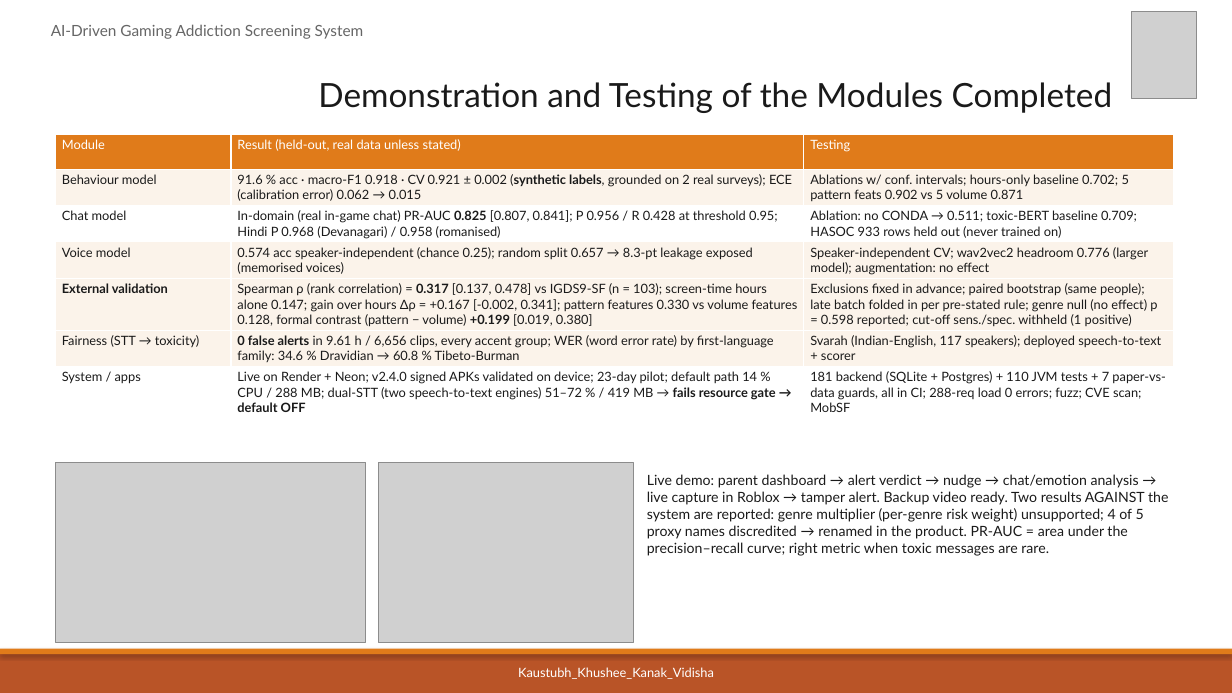
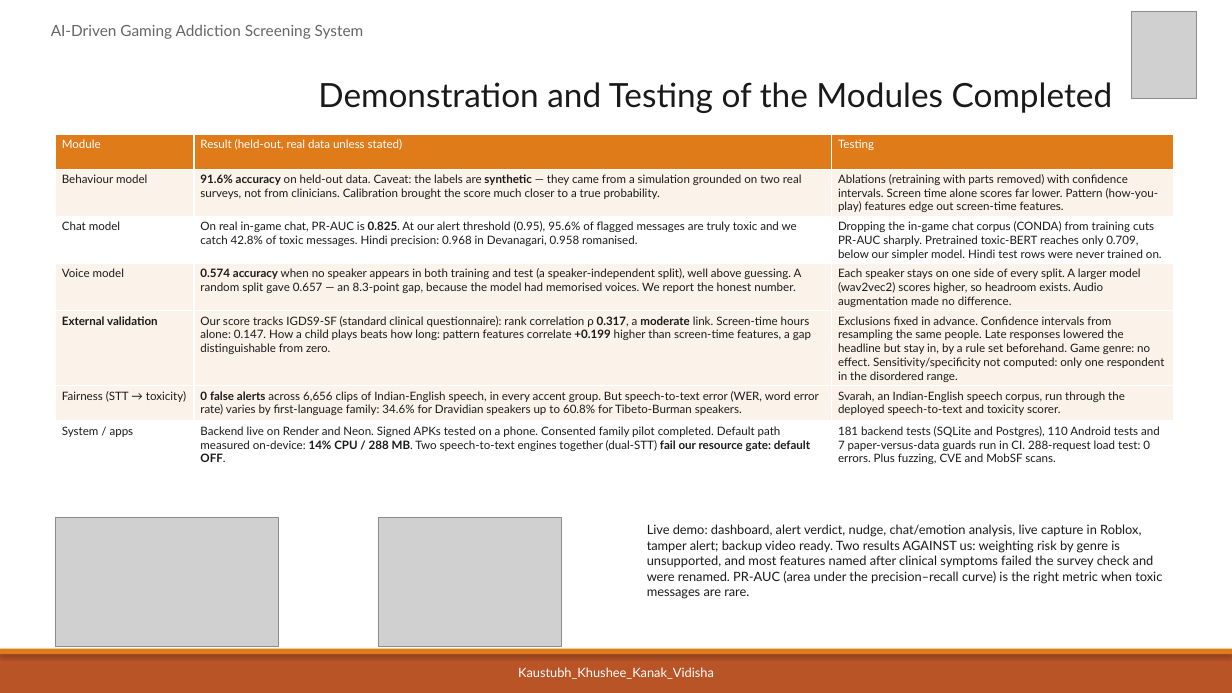
Before and after one commit to kaustubhagarwal21/gaming-addiction-detection-capstone, a slide deck: slide 9 of docs/PES_REVIEW1_DECK.pptx. Drawn at 1232x693 pixels with LibreOffice and Linux fonts; fonts in the diff are those of the drawing; grey boxes stand for pictures. Boxes give left, top, right and bottom in pixels: in the first picture for what was removed or moved away, otherwise in the second. Text is boxed around its words. In the diff, an @@ line names an element or a change of style, - is before the commit and + after.

```diff
--- a/docs/PES_REVIEW1_DECK.pptx
+++ b/docs/PES_REVIEW1_DECK.pptx
@@ table at bbox=[55, 134, 1174, 468] @@
-row 2, column 2: 91.6 % acc · macro-F1 0.918 · CV 0.921 ± 0.002 (synthetic labels, grounded on 2 real surveys); ECE (calibration error) 0.062 → 0.015
+row 2, column 2: 91.6% accuracy on held-out data. Caveat: the labels are synthetic — they came from a simulation grounded on two real surveys, not from clinicians. Calibration brought the score much closer to a true probability.
-row 2, column 3: Ablations w/ conf. intervals; hours-only baseline 0.702; 5 pattern feats 0.902 vs 5 volume 0.871
+row 2, column 3: Ablations (retraining with parts removed) with confidence intervals. Screen time alone scores far lower. Pattern (how-you-play) features edge out screen-time features.
-row 3, column 2: In-domain (real in-game chat) PR-AUC 0.825 [0.807, 0.841]; P 0.956 / R 0.428 at threshold 0.95; Hindi P 0.968 (Devanagari) / 0.958 (romanised)
+row 3, column 2: On real in-game chat, PR-AUC is 0.825. At our alert threshold (0.95), 95.6% of flagged messages are truly toxic and we catch 42.8% of toxic messages. Hindi precision: 0.968 in Devanagari, 0.958 romanised.
-row 3, column 3: Ablation: no CONDA → 0.511; toxic-BERT baseline 0.709; HASOC 933 rows held out (never trained on)
+row 3, column 3: Dropping the in-game chat corpus (CONDA) from training cuts PR-AUC sharply. Pretrained toxic-BERT reaches only 0.709, below our simpler model. Hindi test rows were never trained on.
-row 4, column 2: 0.574 acc speaker-independent (chance 0.25); random split 0.657 → 8.3-pt leakage exposed (memorised voices)
+row 4, column 2: 0.574 accuracy when no speaker appears in both training and test (a speaker-independent split), well above guessing. A random split gave 0.657 — an 8.3-point gap, because the model had memorised voices. We report the honest number.
-row 4, column 3: Speaker-independent CV; wav2vec2 headroom 0.776 (larger model); augmentation: no effect
+row 4, column 3: Each speaker stays on one side of every split. A larger model (wav2vec2) scores higher, so headroom exists. Audio augmentation made no difference.
-row 5, column 2: Spearman ρ (rank correlation) = 0.317 [0.137, 0.478] vs IGDS9-SF (n = 103); screen-time hours alone 0.147; gain over hours Δρ = +0.167 [-0.002, 0.341]; pattern features 0.330 vs volume features 0.128, formal contrast (pattern − volume) +0.199 [0.019, 0.380]
+row 5, column 2: Our score tracks IGDS9-SF (standard clinical questionnaire): rank correlation ρ 0.317, a moderate link. Screen-time hours alone: 0.147. How a child plays beats how long: pattern features correlate +0.199 higher than screen-time features, a gap distinguishable from zero.
-row 5, column 3: Exclusions fixed in advance; paired bootstrap (same people); late batch folded in per pre-stated rule; genre null (no effect) p = 0.598 reported; cut-off sens./spec. withheld (1 positive)
+row 5, column 3: Exclusions fixed in advance. Confidence intervals from resampling the same people. Late responses lowered the headline but stay in, by a rule set beforehand. Game genre: no effect. Sensitivity/specificity not computed: only one respondent in the disordered range.
-row 6, column 2: 0 false alerts in 9.61 h / 6,656 clips, every accent group; WER (word error rate) by first-language family: 34.6 % Dravidian → 60.8 % Tibeto-Burman
+row 6, column 2: 0 false alerts across 6,656 clips of Indian-English speech, in every accent group. But speech-to-text error (WER, word error rate) varies by first-language family: 34.6% for Dravidian speakers up to 60.8% for Tibeto-Burman speakers.
-row 6, column 3: Svarah (Indian-English, 117 speakers); deployed speech-to-text + scorer
+row 6, column 3: Svarah, an Indian-English speech corpus, run through the deployed speech-to-text and toxicity scorer.
-row 7, column 2: Live on Render + Neon; v2.4.0 signed APKs validated on device; 23-day pilot; default path 14 % CPU / 288 MB; dual-STT (two speech-to-text engines) 51–72 % / 419 MB → fails resource gate → default OFF
+row 7, column 2: Backend live on Render and Neon. Signed APKs tested on a phone. Consented family pilot completed. Default path measured on-device: 14% CPU / 288 MB. Two speech-to-text engines together (dual-STT) fail our resource gate: default OFF.
-row 7, column 3: 181 backend (SQLite + Postgres) + 110 JVM tests + 7 paper-vs-data guards, all in CI; 288-req load 0 errors; fuzz; CVE scan; MobSF
+row 7, column 3: 181 backend tests (SQLite and Postgres), 110 Android tests and 7 paper-versus-data guards run in CI. 288-request load test: 0 errors. Plus fuzzing, CVE and MobSF scans.
@@ size 10 to 9 pt in "Module", "Result (held-out, real data unless stated)", "Testing", "Behaviour model" and 5 more places @@
@@ picture: place and size @@
-picture at bbox=[55, 462, 366, 642]
+picture at bbox=[55, 518, 278, 647]
@@ picture: place and size @@
-picture at bbox=[379, 462, 633, 642]
+picture at bbox=[379, 518, 562, 647]
@@ text at bbox=[647, 524, 1162, 599]: text changed; size 11 to 10 pt @@
-Live demo: parent dashboard → alert verdict → nudge → chat/emotion analysis → live capture in Roblox → tamper alert. Backup video ready. Two results AGAINST the system are reported: genre multiplier (per-genre risk weight) unsupported; 4 of 5 proxy names discredited → renamed in the product. PR-AUC = area under the precision–recall curve; right metric when toxic messages are rare.
+Live demo: dashboard, alert verdict, nudge, chat/emotion analysis, live capture in Roblox, tamper alert; backup video ready. Two results AGAINST us: weighting risk by genre is unsupported, and most features named after clinical symptoms failed the survey check and were renamed. PR-AUC (area under the precision–recall curve) is the right metric when toxic messages are rare.
```
Also in this commit, not shown: 5 other slides changed, 1 other file.
